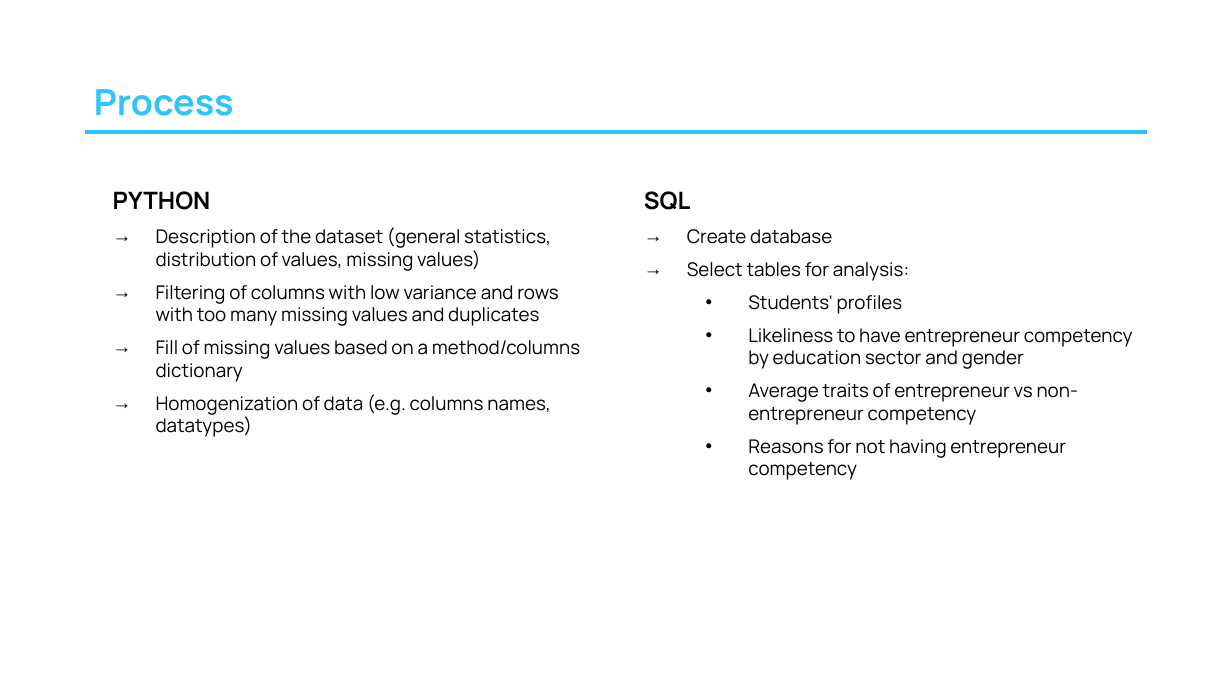
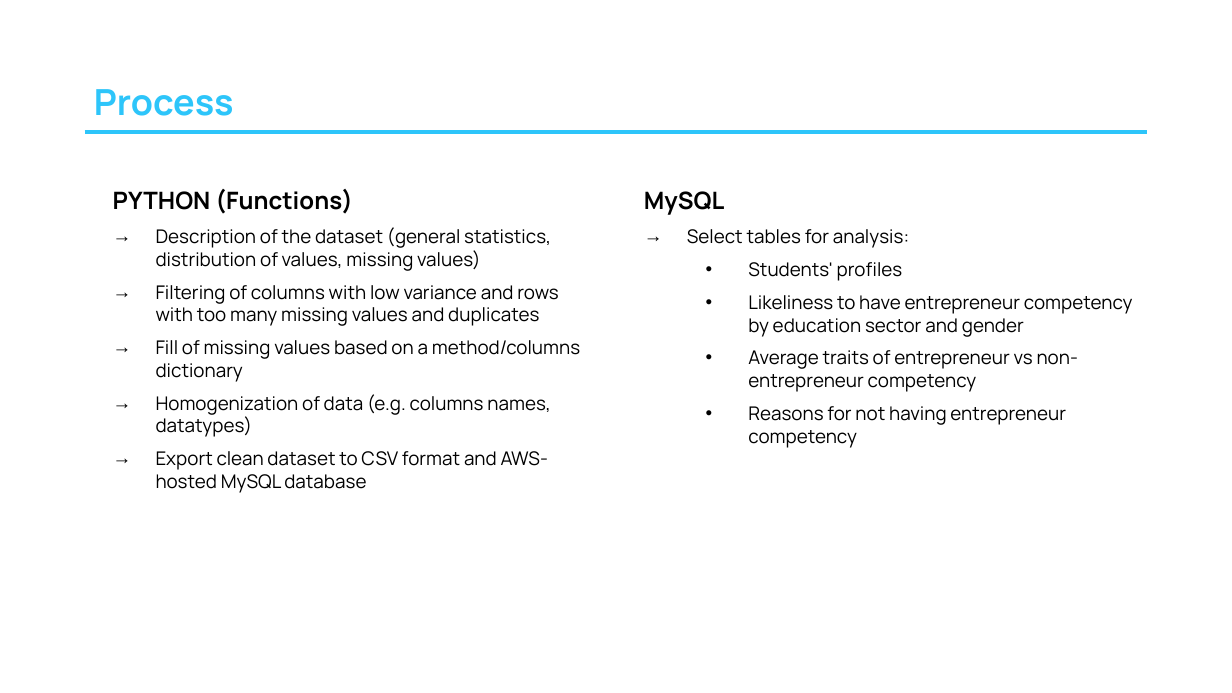
Before and after one commit to Victoirey/Project_Week3_Data_Cleaning, a slide deck: slide 3 of Project3_DataCleaning.pptx. Drawn at 1232x693 pixels with LibreOffice and Linux fonts; fonts in the diff are those of the drawing. Boxes give left, top, right and bottom in pixels: in the first picture for what was removed or moved away, otherwise in the second. Text is boxed around its words. In the diff, an @@ line names an element or a change of style, - is before the commit and + after.

```diff
--- a/Project3_DataCleaning.pptx
+++ b/Project3_DataCleaning.pptx
@@ text at [113, 189, 353, 214]: text changed @@
-PYTHON
+PYTHON (Functions)
@@ text at [644, 191, 724, 215]: text changed; size 11 to 14 pt; bold on @@
-SQL
-→ Create database
+MySQL
@@ text at [156, 451, 548, 493]: paragraph added @@
+→ Export clean dataset to CSV format and AWS-hosted MySQL database
```
Also in this commit, not shown: 1 slide added.
